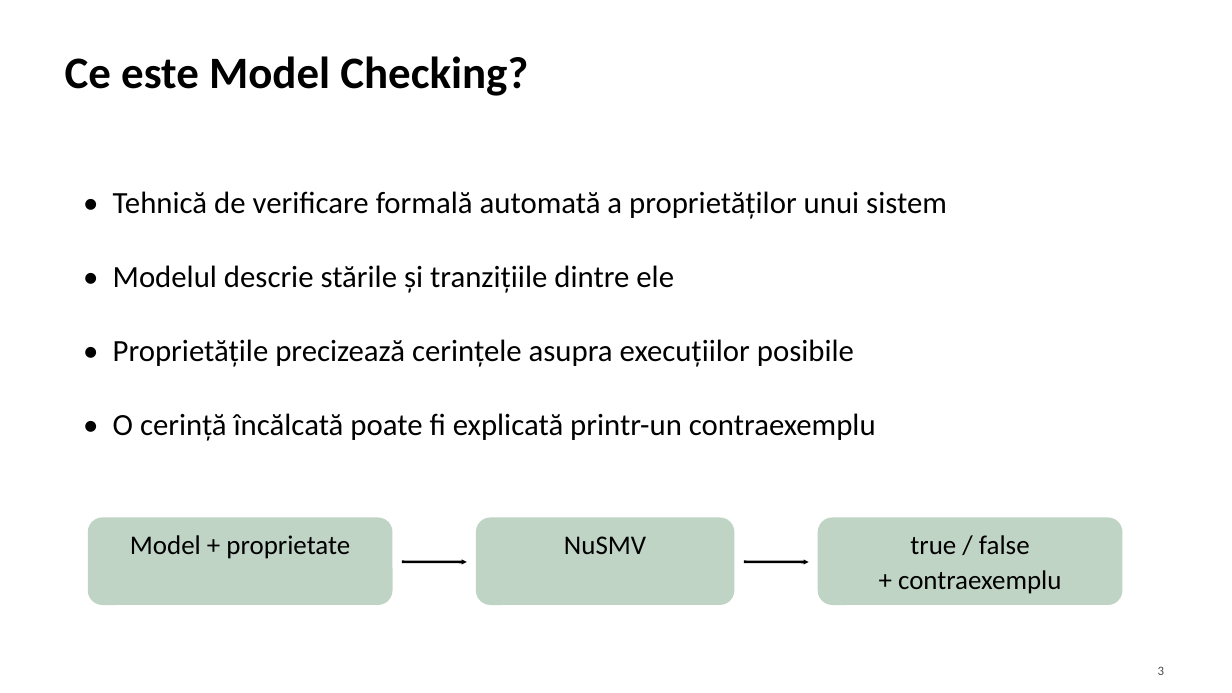
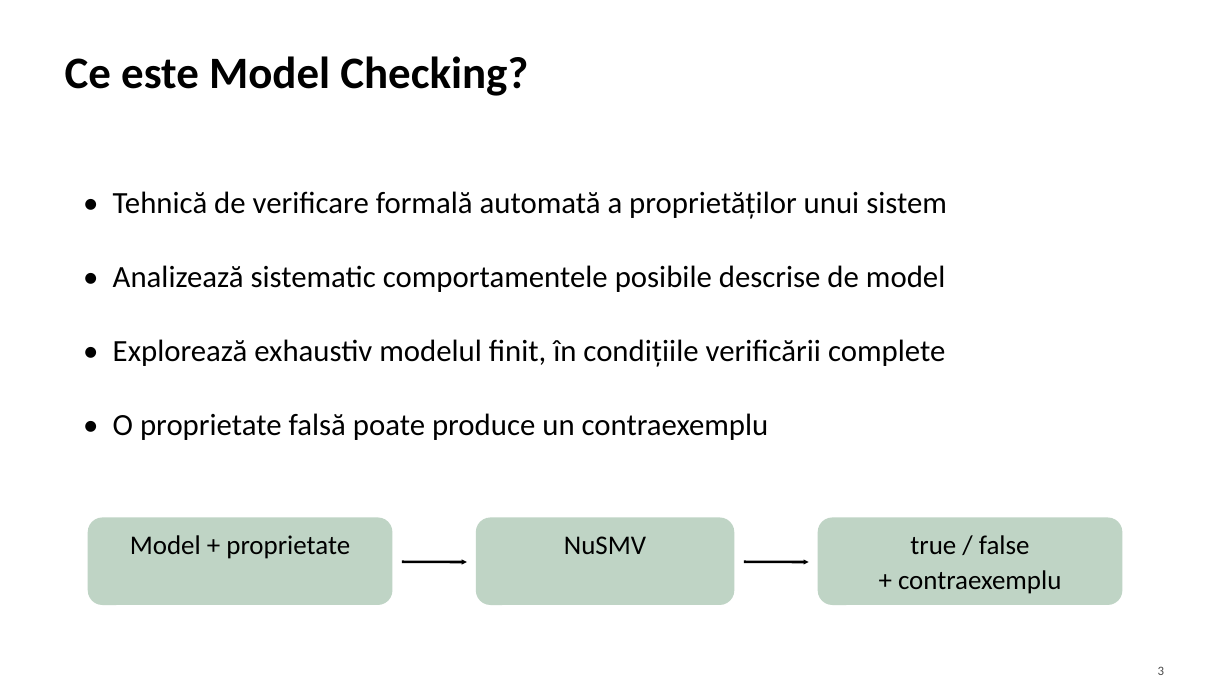
Before and after one commit to Andrei137/tss-nusmv-project, a slide deck: slide 3 of Model_checking_cu_NuSMV.pptx. Drawn at 1232x693 pixels with LibreOffice and Linux fonts; fonts in the diff are those of the drawing. Boxes give left, top, right and bottom in pixels: in the first picture for what was removed or moved away, otherwise in the second. Text is boxed around its words. In the diff, an @@ line names an element or a change of style, - is before the commit and + after.

Commit message:
wip

```diff
--- a/Model_checking_cu_NuSMV.pptx
+++ b/Model_checking_cu_NuSMV.pptx
@@ text at bbox=[113, 265, 945, 292]: text changed @@
-Modelul descrie stările și tranzițiile dintre ele
+Analizează sistematic comportamentele posibile descrise de model
@@ text at bbox=[113, 339, 945, 367]: text changed @@
-Proprietățile precizează cerințele asupra execuțiilor posibile
+Explorează exhaustiv modelul finit, în condițiile verificării complete
@@ text at bbox=[113, 413, 769, 440]: text changed @@
-O cerință încălcată poate fi explicată printr-un contraexemplu
+O proprietate falsă poate produce un contraexemplu
```
Also in this commit, not shown: 2 other slides changed.
